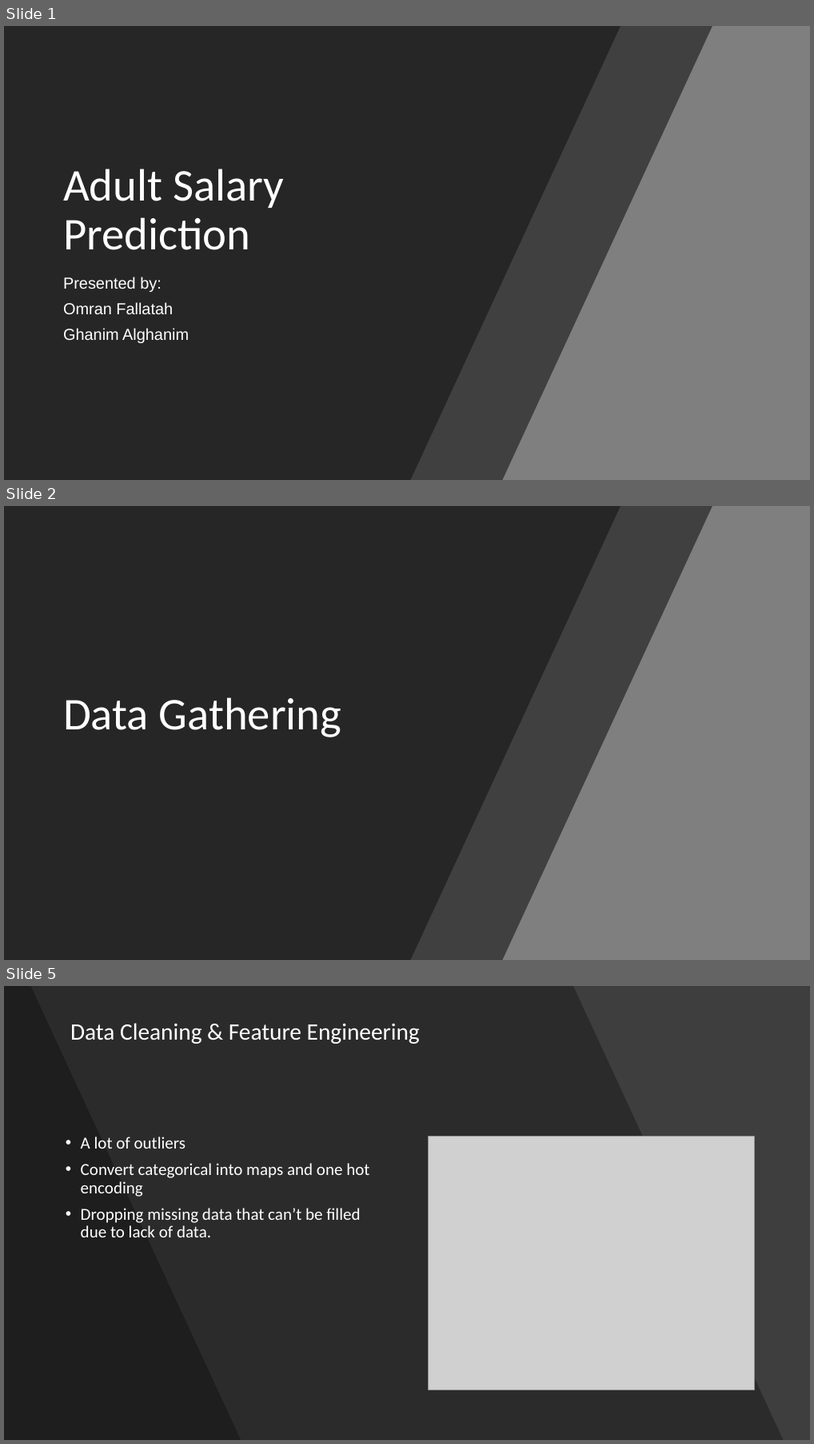
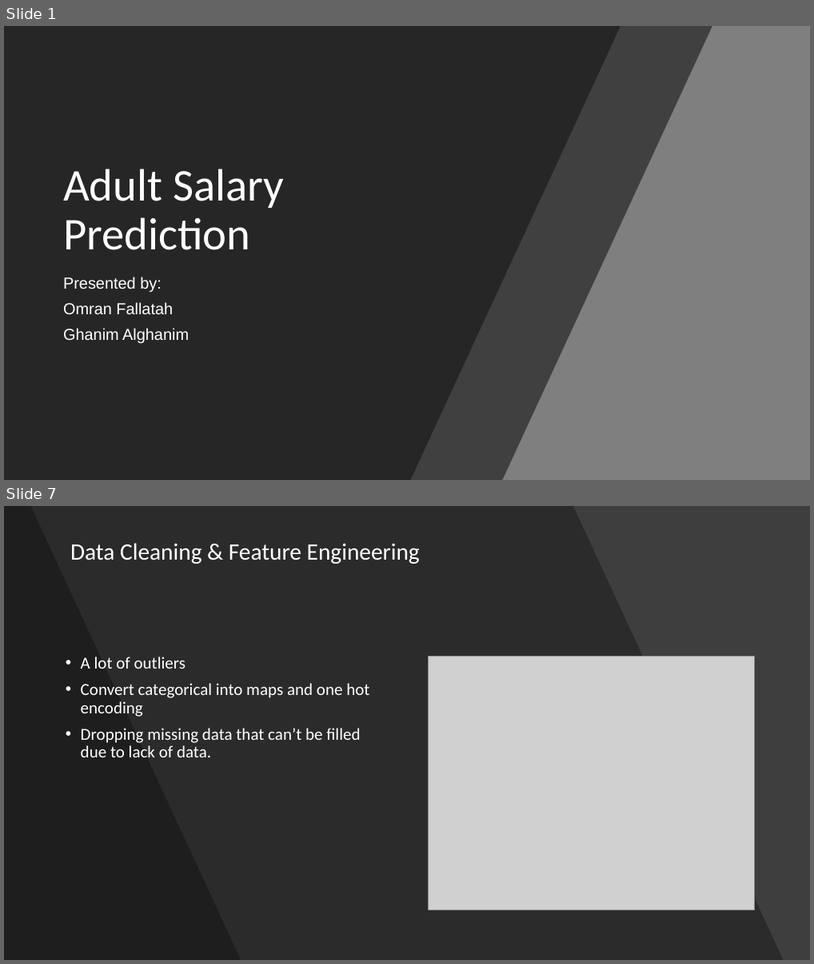
Before and after one commit to L9Sneaky/Classification, a slide deck: Adult Salary Prediction.pptx. Shown one above the other, each under a label of ours: slides 1, 2 and 5 before the commit, slides 1 and 7 after it; the slides between them are not shown. The pictures are 814x1444 and 814x964 pixels, drawn with LibreOffice and Linux fonts; fonts in the diff are those of the drawing; grey boxes stand for pictures. Boxes give left, top, right and bottom in pixels: in the first picture for what was removed or moved away, otherwise in the second. Text is boxed around its words. In the diff, an @@ line names an element or a change of style, - is before the commit and + after.

```diff
--- a/Adult Salary Prediction.pptx
+++ b/Adult Salary Prediction.pptx
@@ slide 2 removed at <box>4,506,810,960</box>, background #7C7C7C @@
@@ rectangle removed at <box>4,506,810,960</box> @@
@@ freeform shape removed at <box>4,506,621,960</box> @@
@@ freeform shape removed at <box>86,506,713,960</box> @@
@@ title removed at <box>63,697,342,737</box> @@
-Data Gathering
@@ what was slide 5 is now slide 7 @@
```
Also in this commit, not shown: 1 slide changed, 5 slides added, 1 other slide removed, 1 other file.
